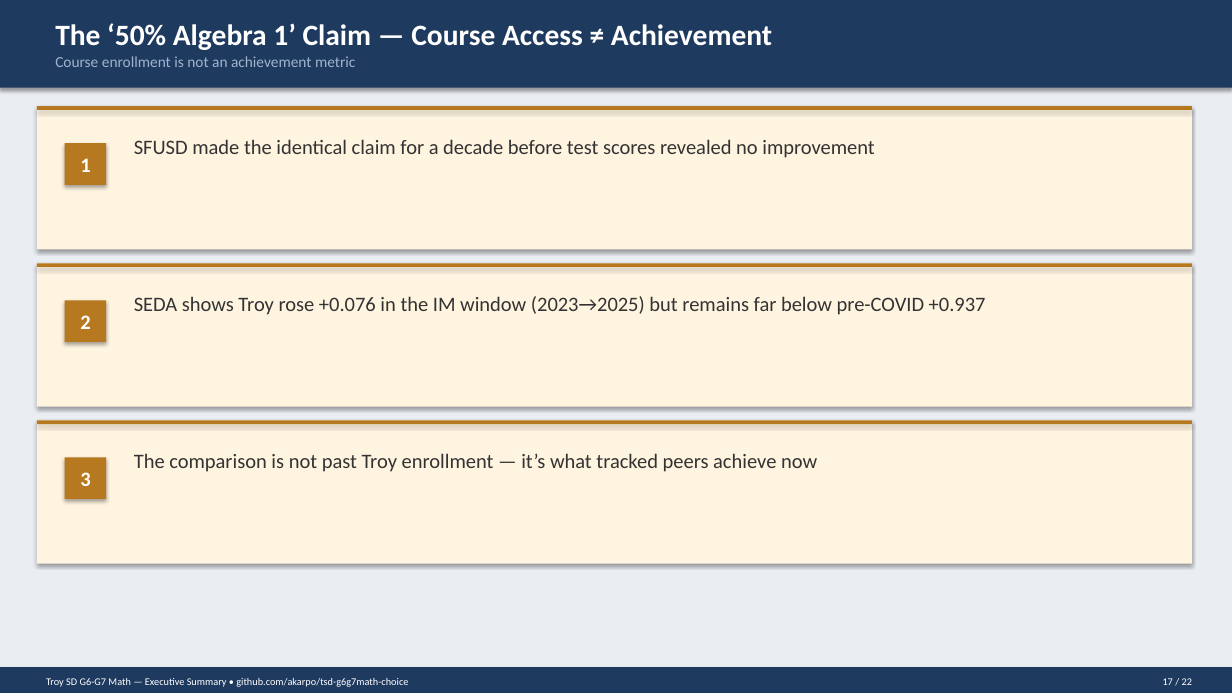
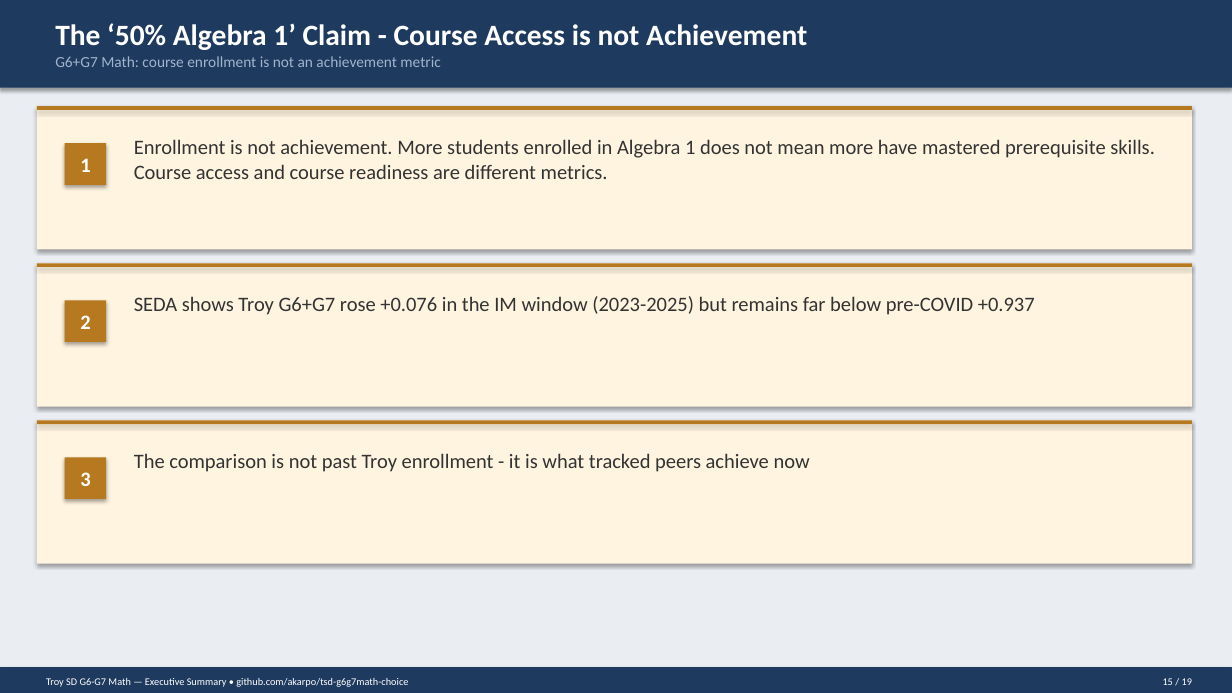
Before and after one commit to akarpo/tsd-g6g7math-choice, a slide deck: slide 15 of deck/Troy_G6G7_Math_Executive_Summary.pptx (slide 17 before the commit). Drawn at 1232x693 pixels with LibreOffice and Linux fonts; fonts in the diff are those of the drawing. Boxes give left, top, right and bottom in pixels: in the first picture for what was removed or moved away, otherwise in the second. Text is boxed around its words. In the diff, an @@ line names an element or a change of style, - is before the commit and + after.

```diff
--- a/deck/Troy_G6G7_Math_Executive_Summary.pptx
+++ b/deck/Troy_G6G7_Math_Executive_Summary.pptx
@@ text at bbox=[55, 23, 807, 50]: text changed @@
-The ‘50% Algebra 1’ Claim — Course Access ≠ Achievement
+The ‘50% Algebra 1’ Claim - Course Access is not Achievement
@@ text at bbox=[55, 56, 440, 67]: text changed @@
-Course enrollment is not an achievement metric
+G6+G7 Math: course enrollment is not an achievement metric
@@ text at bbox=[134, 139, 1155, 179]: text changed @@
-SFUSD made the identical claim for a decade before test scores revealed no improvement
+Enrollment is not achievement. More students enrolled in Algebra 1 does not mean more have mastered prerequisite skills. Course access and course readiness are different metrics.
@@ text at bbox=[134, 296, 1035, 315]: text changed @@
-SEDA shows Troy rose +0.076 in the IM window (2023→2025) but remains far below pre-COVID +0.937
+SEDA shows Troy G6+G7 rose +0.076 in the IM window (2023-2025) but remains far below pre-COVID +0.937
@@ text at bbox=[134, 453, 810, 472]: text changed @@
-The comparison is not past Troy enrollment — it’s what tracked peers achieve now
+The comparison is not past Troy enrollment - it is what tracked peers achieve now
@@ text at bbox=[1163, 678, 1192, 685]: text changed @@
-17 / 22
+15 / 19
```
Also in this commit, not shown: 18 other slides changed, 3 slides removed, 23 other files.
